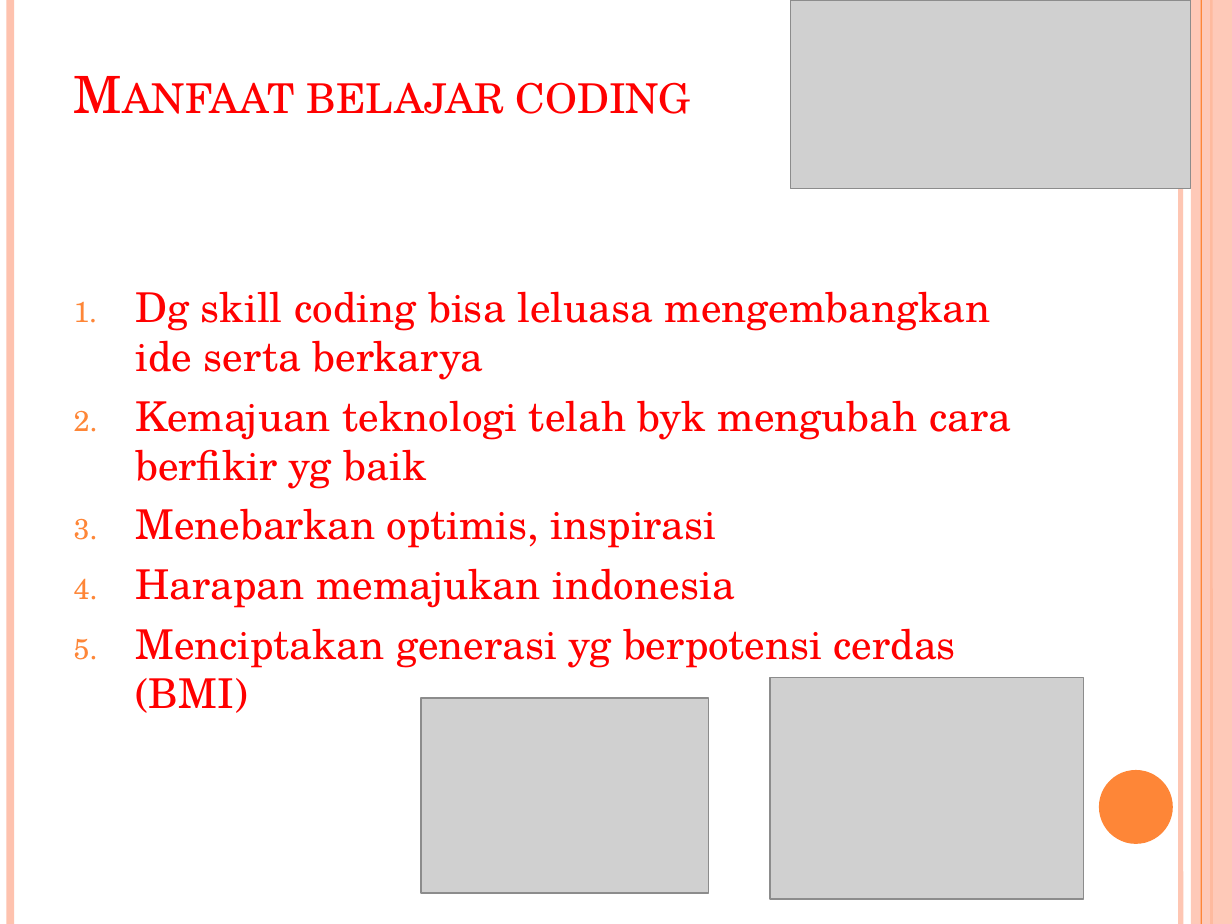
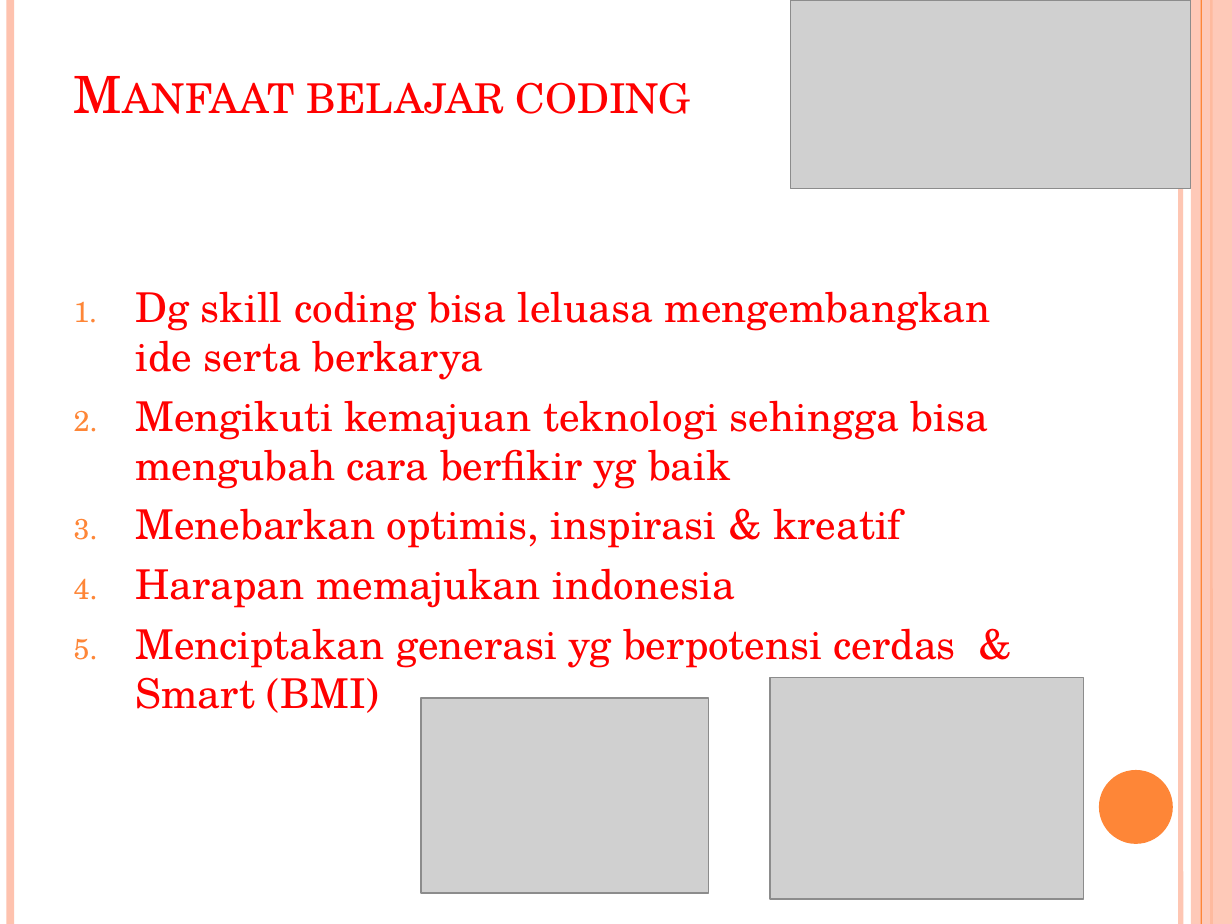
Before and after one commit to IOInspire/SGCodingMum, a slide deck: slide 3 of Lylyez/Armada Soundsystem.pptx. Drawn at 1232x924 pixels with LibreOffice and Linux fonts; fonts in the diff are those of the drawing; grey boxes stand for pictures. Boxes give left, top, right and bottom in pixels: in the first picture for what was removed or moved away, otherwise in the second. Text is boxed around its words. In the diff, an @@ line names an element or a change of style, - is before the commit and + after.

```diff
--- a/Lylyez/Armada Soundsystem.pptx
+++ b/Lylyez/Armada Soundsystem.pptx
@@ text at (135, 400, 988, 548): text changed @@
-2. Kemajuan teknologi telah byk mengubah cara berfikir yg baik
-3. Menebarkan optimis, inspirasi
+2. Mengikuti kemajuan teknologi sehingga bisa mengubah cara berfikir yg baik
+3. Menebarkan optimis, inspirasi & kreatif
@@ text at (135, 628, 956, 713): text changed @@
-5. Menciptakan generasi yg berpotensi cerdas (BMI)
+5. Menciptakan generasi yg berpotensi cerdas & Smart (BMI)
```
Also in this commit, not shown: 2 other slides changed, 9 other files.
